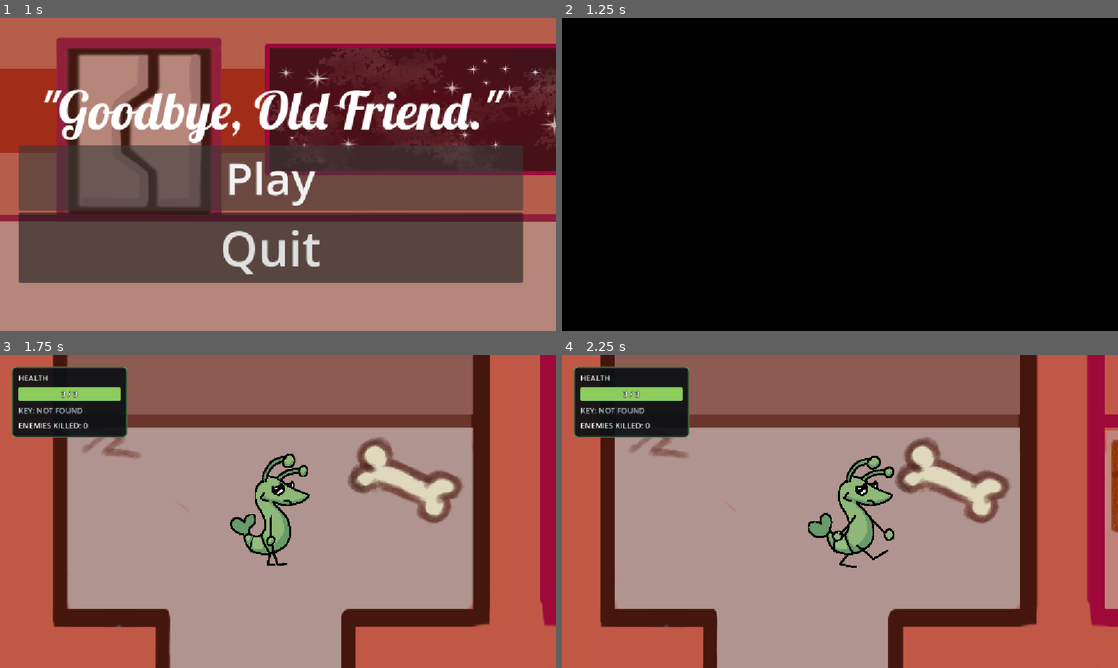
Above: before the commit, frames 1-4 (two rows, left to right).
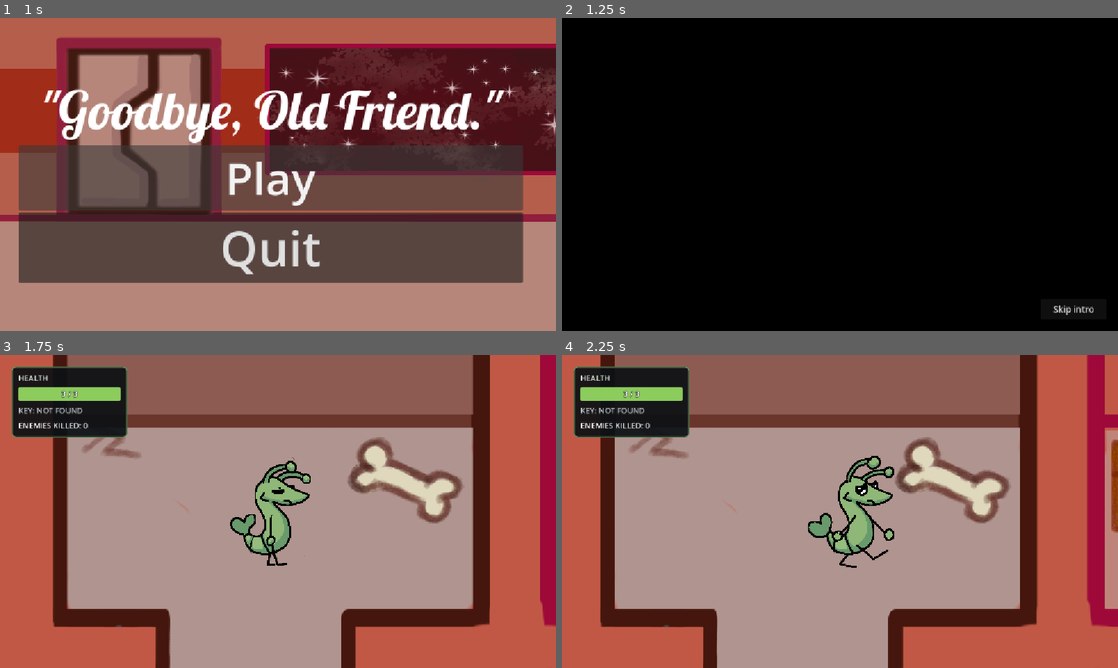
Above: after the commit, the same moments.

Repository: minhkhoily29/GameJam2026
Game: Godot game, scene res://scenes/main_menu.tscn
The game is run twice, just before and just after one commit, with the same random seed, the same clock (stepped at 60 frames per second) and the same inputs. Video files are missing from this copy of the repository; at most half a second of black plays in their place. Sound files missing from this copy of the repository are replaced by a short silence.
Inputs (mouse positions are in pixels of both pictures, inside the frame that each line leads up to):
- Up to frame 1 (1 s): click "Play" at 0.5 s
- Up to frame 2 (1.25 s): no input
- Up to frame 3 (1.75 s): click (511, 646) at 1.25 s, where only the run after the commit has a clickable "Skip intro"
- Up to frame 4 (2.25 s): tap Enter at 2 s; hold Right (ui_right) from 2.03 s (still down); tap E at 2.1 s

Frame 1 is identical in both runs. In frame 2, 0.1% of the frame differs, in the area x 88-96%, y 91-95%; in frame 3, 0.5%, in the area x 47-56%, y 31-65%; in frame 4, nothing differs.

Commit message:
game adjusted

Diff:
--- a/scenes/cutscene.tscn
+++ b/scenes/cutscene.tscn
@@ -18,4 +18,23 @@
 expand = true
 script = ExtResource("2_0sipp")
 
+[node name="Overlay" type="CanvasLayer" parent="."]
+
+[node name="SkipButton" type="Button" parent="Overlay"]
+anchors_preset = 3
+anchor_left = 1.0
+anchor_top = 1.0
+anchor_right = 1.0
+anchor_bottom = 1.0
+offset_left = -160.0
+offset_top = -66.0
+offset_right = -24.0
+offset_bottom = -24.0
+grow_horizontal = 0
+grow_vertical = 0
+theme_override_font_sizes/font_size = 18
+text = "Skip intro"
+
 [connection signal="finished" from="VideoStreamPlayer" to="VideoStreamPlayer" method="_on_finished"]
+
+[connection signal="pressed" from="Overlay/SkipButton" to="VideoStreamPlayer" method="_on_finished"]
--- a/scenes/human_enemy.tscn
+++ b/scenes/human_enemy.tscn
@@ -140,7 +140,7 @@
 }],
 "loop": 1,
 "name": &"teleport",
-"speed": 5.0
+"speed": 12.0
 }, {
 "frames": [{
 "duration": 1.0,
@@ -186,9 +186,9 @@
 position = Vector2(12.999992, -9.5)
 scale = Vector2(0.332, 0.322)
 sprite_frames = SubResource("SpriteFrames_astronaut")
-animation = &"walk"
+animation = &"teleport"
 autoplay = "idle"
-frame_progress = 0.5918009
+frame_progress = 0.8599638
 
 [node name="CollisionShape2D" type="CollisionShape2D" parent="." unique_id=1101206304]
 position = Vector2(-6, -21)
--- a/scenes/main.tscn
+++ b/scenes/main.tscn
@@ -1,6 +1,4 @@
 [gd_scene format=3 uid="uid://boskggorwimm3"]
-
-[ext_resource type="Script" path="res://scripts/audio/player_state_audio.gd" id="40_state_audio"]
 
 [ext_resource type="Script" uid="uid://c8x6fslv15gol" path="res://scripts/Player.gd" id="1_0wfyh"]
 [ext_resource type="Texture2D" uid="uid://dd7wehh4u1ixd" path="res://assets/ALIEN_MAP.png" id="1_tbgi4"]
@@ -18,13 +16,14 @@
 [ext_resource type="PackedScene" uid="uid://bysvorts8qbn7" path="res://scenes/snot_bullet.tscn" id="11_snot"]
 [ext_resource type="Script" uid="uid://8lg5hjxowru5" path="res://scripts/FlowerSpawner.gd" id="12_eb6dy"]
 [ext_resource type="PackedScene" uid="uid://dh0ed54i35pqk" path="res://scenes/CosmosFlower.tscn" id="13_trceg"]
-[ext_resource type="Texture2D" uid="uid://xa0ohopm82mk" path="res://assets/ALIEN_MAP_UPPER_LAYER.png" id="15_jkv2x"]
+[ext_resource type="Texture2D" uid="uid://qmes7s7tip8k" path="res://assets/ALIEN_MAP_UPPER_LAYER.png" id="15_jkv2x"]
 [ext_resource type="Texture2D" uid="uid://bt3qmgogtlwpp" path="res://assets/key.png" id="17_muem4"]
 [ext_resource type="Texture2D" uid="uid://b4mgcfsyunl53" path="res://assets/ALIEN_DOOR_EXPLODE.png" id="18_dp3eg"]
 [ext_resource type="Script" uid="uid://bp8ashbt1vtv8" path="res://scripts/audio/ship_soundscape.gd" id="20_audio"]
 [ext_resource type="Script" uid="uid://rwd1j4k0kihu" path="res://scripts/KeyPickup.gd" id="30_key_pickup"]
 [ext_resource type="Script" uid="uid://dtkbyoo8v70r5" path="res://scripts/FinalDoor.gd" id="31_final_door"]
 [ext_resource type="PackedScene" path="res://scenes/HUD.tscn" id="40_health_hud"]
+[ext_resource type="Script" uid="uid://cwsiftw5afmgi" path="res://scripts/audio/player_state_audio.gd" id="40_state_audio"]
 
 [sub_resource type="AtlasTexture" id="AtlasTexture_5poiv"]
 atlas = ExtResource("18_dp3eg")
@@ -677,7 +676,7 @@
 collision_mask = 3
 script = ExtResource("1_0wfyh")
 
-[node name="StateAudio" type="Node" parent="CharacterBody2D"]
+[node name="StateAudio" type="Node" parent="CharacterBody2D" unique_id=1645719301]
 script = ExtResource("40_state_audio")
 
 [node name="AnimatedSprite2D" type="AnimatedSprite2D" parent="CharacterBody2D" unique_id=1160666951]
@@ -731,9 +730,8 @@
 collision_layer = 0
 script = ExtResource("9_sections")
 minimum_enemies = 4
-maximum_enemies = 6
+player_clearance = 200.0
 enemy_spacing = 320.0
-player_clearance = 200.0
 spawn_layout = 1
 
 [node name="CollisionPolygon2D" type="CollisionPolygon2D" parent="Enemies/MessHall" unique_id=1861908371]
@@ -743,9 +741,8 @@
 collision_layer = 0
 script = ExtResource("9_sections")
 minimum_enemies = 4
-maximum_enemies = 4
+player_clearance = 200.0
 enemy_spacing = 280.0
-player_clearance = 200.0
 spawn_layout = 2
 
 [node name="CollisionPolygon2D" type="CollisionPolygon2D" parent="Enemies/ObservationRoom" unique_id=1154565772]
--- a/scripts/combat/enemy_movement.gd
+++ b/scripts/combat/enemy_movement.gd
@@ -1,6 +1,10 @@
 extends Node
 ## Movement component for a human enemy CharacterBody2D.
 enum State { CHASING, WINDUP, CHARGING, RECOVERING, TELEPORT_WARNING }
+
+const CHASE_CELL_SIZE := 32.0
+const CHASE_PATH_PADDING := 160.0
+const CHASE_REPATH_INTERVAL := 0.6
 
 @export_category("Chase")
 @export var normal_speed: float = 270.0
@@ -20,13 +24,11 @@
 @export var charge_cooldown: float = 2.5
 @export_category("Teleport near player")
 @export var teleport_attempts: int = 60
-@export var teleport_cooldown: float = 5.0
-@export var teleport_warning_duration: float = 0.4
-@export var teleport_trigger_distance: float = 300.0
-@export var teleport_min_distance: float = 100.0
-@export var teleport_max_distance: float = 150.0
+@export var teleport_cooldown: float = 3.0
+@export var teleport_warning_duration: float = 0.55
+@export var teleport_min_distance: float = 170.0
+@export var teleport_max_distance: float = 230.0
 @export var teleport_min_displacement: float = 80.0
-@export var hit_recovery_duration: float = 1.2
 
 var player: Node2D
 var enemy: CharacterBody2D
@@ -42,6 +44,10 @@
 var _engaged: bool = false
 var _teleport_destination := Vector2.ZERO
 var _landing_marker: Node2D
+var _attack_warning: Label
+var _chase_path := PackedVector2Array()
+var _chase_goal := Vector2.ZERO
+var _repath_time: float = 0.0
 
 
 func _ready() -> void:
@@ -59,28 +65,49 @@
 		_sprite.animation_finished.connect(_on_animation_finished)
 	_collision = enemy.get_node_or_null("CollisionShape2D") as CollisionShape2D
 	_charge_timer = maxf(charge_cooldown, 0.0)
+	_attack_warning = Label.new()
+	_attack_warning.name = "AttackWarning"
+	_attack_warning.text = "!"
+	_attack_warning.position = Vector2(-18, -111)
+	_attack_warning.size = Vector2(36, 48)
+	_attack_warning.horizontal_alignment = HORIZONTAL_ALIGNMENT_CENTER
+	_attack_warning.mouse_filter = Control.MOUSE_FILTER_IGNORE
+	_attack_warning.z_index = 9
+	_attack_warning.add_theme_font_size_override("font_size", 42)
+	_attack_warning.add_theme_color_override("font_color", Color(1.0, 0.79, 0.15))
+	_attack_warning.add_theme_color_override("font_outline_color", Color(0.14, 0.05, 0.02))
+	_attack_warning.add_theme_constant_override("outline_size", 9)
+	_attack_warning.hide()
+	enemy.add_child.call_deferred(_attack_warning)
+	_teleport_timer = maxf(teleport_cooldown, 0.0)
 
 
 func _physics_process(delta: float) -> void:
+	_teleport_timer = maxf(_teleport_timer - delta, 0.0)
 	if not is_instance_valid(player):
 		player = get_tree().get_first_node_in_group("player") as Node2D
-		if player == null:
-			enemy.velocity = Vector2.ZERO
-			state = State.CHASING
-			_update_sprite()
-			return
+	if player == null or player.get("is_dead") == true:
+		_clear_landing_marker()
+		enemy.velocity = Vector2.ZERO
+		state = State.CHASING
+		_slash_playing = false
+		_update_sprite()
+		return
 	_charge_timer = maxf(_charge_timer - delta, 0.0)
 	_state_time = maxf(_state_time - delta, 0.0)
+	_repath_time = maxf(_repath_time - delta, 0.0)
 	var desired_velocity := Vector2.ZERO
-	_teleport_timer = maxf(_teleport_timer - delta, 0.0)
 	_teleport_retry_timer = maxf(_teleport_retry_timer - delta, 0.0)
 	var offset := player.global_position - enemy.global_position
 	var visible_player := _has_clear_path(enemy.global_position, player.global_position)
 	if _engaged:
-		_engaged = offset.length() <= maxf(disengage_range, detection_range) and visible_player
+		_engaged = offset.length() <= maxf(disengage_range, detection_range)
 	else:
-		_engaged = offset.length() <= detection_range and visible_player
-	if not _engaged:
+		_engaged = offset.length() <= detection_range and (visible_player or _player_in_spawn_section())
+	if state != State.TELEPORT_WARNING:
+		_try_warned_teleport()
+	if not _engaged and state != State.TELEPORT_WARNING:
+		_chase_path.clear()
 		_clear_landing_marker()
 		state = State.CHASING
 		_state_time = 0.0
@@ -88,17 +115,6 @@
 		_move_smoothly(Vector2.ZERO, delta)
 		_update_sprite()
 		return
-	if state in [State.CHASING, State.CHARGING] and _teleport_timer <= 0.0 and _teleport_retry_timer <= 0.0:
-		if offset.length() <= teleport_trigger_distance and _has_clear_path(enemy.global_position, player.global_position):
-			var minimum := maxf(teleport_min_distance, 1.0)
-			if _teleport_to_clear_spot(minimum, maxf(teleport_max_distance, minimum), teleport_attempts):
-				state = State.TELEPORT_WARNING
-				_state_time = maxf(teleport_warning_duration, 0.05)
-				_slash_playing = false
-				_show_landing_marker()
-			else:
-				# Retry later if the room is too crowded; keep chasing meanwhile.
-				_teleport_retry_timer = 0.5
 	match state:
 		State.TELEPORT_WARNING:
 			if _state_time <= 0.0:
@@ -107,14 +123,13 @@
 					desired_velocity = _charge_direction * charge_speed
 		State.CHASING:
 			# Stopping distance only pauses the chase; it must never block attacking.
-			if offset.length() <= charge_range and not offset.is_zero_approx() and _charge_timer <= 0.0 and _has_clear_path(enemy.global_position, player.global_position):
+			if offset.length() <= charge_range and not offset.is_zero_approx() and _charge_timer <= 0.0 and visible_player:
 				# Lock aim before the warning so the player can dodge.
 				_charge_direction = offset.normalized()
 				state = State.WINDUP
 				_state_time = maxf(charge_windup, 0.0)
-			elif offset.length() > stop_distance:
-				var approach_speed := normal_speed * clampf((offset.length() - stop_distance) / 90.0, 0.15, 1.0)
-				desired_velocity = (offset.normalized() + _separation_push() * separation_strength).normalized() * approach_speed
+			else:
+				desired_velocity = _chase_velocity(offset)
 		State.WINDUP:
 			if _state_time <= 0.0:
 				state = State.CHARGING
@@ -151,6 +166,107 @@
 	enemy.move_and_slide()
 
 
+func _player_in_spawn_section() -> bool:
+	var section = enemy.get_meta("spawn_section", null) if enemy.has_meta("spawn_section") else null
+	if not is_instance_valid(section):
+		return false
+	var region := section.get_node_or_null("CollisionPolygon2D") as CollisionPolygon2D
+	return region != null and Geometry2D.is_point_in_polygon(region.to_local(player.global_position), region.polygon)
+
+
+func _chase_velocity(offset: Vector2) -> Vector2:
+	if _can_walk_to(player.global_position):
+		_chase_path.clear()
+		_repath_time = 0.0
+		if offset.length() <= stop_distance:
+			return Vector2.ZERO
+		var direction := offset.normalized()
+		var steered := (direction + _separation_push() * separation_strength).normalized()
+		if not _can_walk_to(enemy.global_position + steered * 48.0):
+			steered = direction
+		var speed := normal_speed * clampf((offset.length() - stop_distance) / 90.0, 0.15, 1.0)
+		return steered * speed
+
+	while not _chase_path.is_empty() and enemy.global_position.distance_to(_chase_path[0]) < 10.0:
+		_chase_path.remove_at(0)
+	var blocked := not _chase_path.is_empty() and not _can_walk_to(_chase_path[0])
+	if _repath_time <= 0.0 and (_chase_path.is_empty() or blocked or _chase_goal.distance_to(player.global_position) > CHASE_CELL_SIZE):
+		_repath_time = CHASE_REPATH_INTERVAL
+		_chase_goal = player.global_position
+		_chase_path = _find_chase_path(_chase_goal)
+	if _chase_path.is_empty() or not _can_walk_to(_chase_path[0]):
+		return Vector2.ZERO
+	return enemy.global_position.direction_to(_chase_path[0]) * normal_speed
+
+
+func _movement_query() -> PhysicsShapeQueryParameters2D:
+	var query := PhysicsShapeQueryParameters2D.new()
+	query.shape = _collision.shape
+	query.transform = _collision.global_transform
+	# Plan around solid map geometry. Body collisions and separation handle crowds.
+	query.collision_mask = enemy.collision_mask & ~enemy.collision_layer
+	query.exclude = [enemy.get_rid()]
+	if player is CollisionObject2D:
+		query.exclude = [enemy.get_rid(), (player as CollisionObject2D).get_rid()]
+	query.margin = 2.0
+	return query
+
+
+func _can_walk_to(destination: Vector2) -> bool:
+	if _collision == null or _collision.shape == null:
+		return _has_clear_path(enemy.global_position, destination)
+	var query := _movement_query()
+	query.motion = destination - enemy.global_position
+	var fractions := enemy.get_world_2d().direct_space_state.cast_motion(query)
+	return fractions[0] >= 1.0
+
+
+func _find_chase_path(destination: Vector2) -> PackedVector2Array:
+	if _collision == null or _collision.shape == null:
+		return PackedVector2Array()
+
+	var bounds := Rect2(enemy.global_position, Vector2.ZERO).expand(destination).grow(CHASE_PATH_PADDING)
+	var grid := AStarGrid2D.new()
+	grid.offset = bounds.position
+	grid.cell_size = Vector2.ONE * CHASE_CELL_SIZE
+	grid.region = Rect2i(Vector2i.ZERO, Vector2i((bounds.size / CHASE_CELL_SIZE).ceil()) + Vector2i.ONE)
+	grid.diagonal_mode = AStarGrid2D.DIAGONAL_MODE_ONLY_IF_NO_OBSTACLES
+	grid.update()
+
+	var query := _movement_query()
+	var space := enemy.get_world_2d().direct_space_state
+	var shape_offset := _collision.global_position - enemy.global_position
+	for y in range(grid.region.size.y):
+		for x in range(grid.region.size.x):
+			var cell := Vector2i(x, y)
+			query.transform.origin = grid.get_point_position(cell) + shape_offset
+			if not space.intersect_shape(query, 1).is_empty():
+				grid.set_point_solid(cell)
+
+	var start := _closest_chase_cell(grid, enemy.global_position, true)
+	var finish := _closest_chase_cell(grid, destination, false)
+	if not grid.region.has_point(start) or not grid.region.has_point(finish):
+		return PackedVector2Array()
+	return grid.get_point_path(start, finish, true)
+
+
+func _closest_chase_cell(grid: AStarGrid2D, position: Vector2, check_route: bool) -> Vector2i:
+	var center := Vector2i(((position - grid.offset) / grid.cell_size).round())
+	var closest := Vector2i(-1, -1)
+	var closest_distance := INF
+	for y in range(center.y - 2, center.y + 3):
+		for x in range(center.x - 2, center.x + 3):
+			var cell := Vector2i(x, y)
+			if not grid.region.has_point(cell) or grid.is_point_solid(cell):
+				continue
+			var point := grid.get_point_position(cell)
+			var distance := position.distance_squared_to(point)
+			if distance < closest_distance and (not check_route or _can_walk_to(point)):
+				closest = cell
+				closest_distance = distance
+	return closest
+
+
 func _begin_recovery() -> void:
 	_clear_landing_marker()
 	state = State.RECOVERING
@@ -161,11 +277,33 @@
 
 func retreat_after_hit(target: Node2D) -> void:
 	player = target
-	# Keep the hit callback without triggering an extra teleport.
-	# Always give breathing room, after a successful attack.
-	_begin_recovery()
-	_state_time = maxf(hit_recovery_duration, recovery_duration)
+	_clear_landing_marker()
+	_chase_path.clear()
+	_repath_time = 0.0
+	state = State.CHASING
+	_state_time = 0.0
+	_charge_timer = maxf(charge_cooldown, 0.0)
+	enemy.velocity = Vector2.ZERO
+
+	_try_warned_teleport()
 	_update_sprite()
+
+
+func _try_warned_teleport() -> void:
+	# A ready teleport stays available until the player enters this enemy's room.
+	if enemy.has_meta("spawn_section") and not _player_in_spawn_section():
+		return
+	if _teleport_timer > 0.0 or _teleport_retry_timer > 0.0:
+		return
+	var minimum := maxf(teleport_min_distance, 1.0)
+	if not _teleport_to_clear_spot(minimum, maxf(teleport_max_distance, minimum), teleport_attempts):
+		_teleport_retry_timer = 0.5
+		return
+	state = State.TELEPORT_WARNING
+	_state_time = maxf(teleport_warning_duration, 0.05)
+	enemy.velocity = Vector2.ZERO
+	_slash_playing = false
+	_show_landing_marker()
 
 
 func _teleport_to_clear_spot(minimum: float, maximum: float, attempts: int) -> bool:
@@ -194,9 +332,6 @@
 			continue
 		if destination.distance_to(enemy.global_position) < teleport_min_displacement:
 			continue
-		var section: Node = enemy.get_meta("spawn_section") if enemy.has_meta("spawn_section") else null
-		if is_instance_valid(section) and not section.contains_body_position(destination, _collision):
-			continue
 		# Check the entire body, including the collision shape's offset.
 		query.transform = _collision.global_transform
 		query.transform.origin += destination - enemy.global_position
@@ -241,6 +376,7 @@
 
 
 func _update_sprite() -> void:
+	_attack_warning.visible = state == State.WINDUP or state == State.TELEPORT_WARNING
 	if _sprite == null:
 		return
 	if absf(enemy.velocity.x) > 10.0:
@@ -314,6 +450,7 @@
 
 func _finish_warned_teleport() -> void:
 	_clear_landing_marker()
+	_chase_path.clear()
 	# The player or another enemy may have moved onto the advertised spot.
 	var query := PhysicsShapeQueryParameters2D.new()
 	query.shape = _collision.shape
@@ -323,10 +460,23 @@
 	query.exclude = [enemy.get_rid()]
 	query.margin = 4.0
 	var blocked := not enemy.get_world_2d().direct_space_state.intersect_shape(query, 1).is_empty()
-	if blocked or not _has_clear_path(player.global_position, _teleport_destination):
+	var left_room := enemy.has_meta("spawn_section") and not _player_in_spawn_section()
+	var too_close := player.global_position.distance_to(_teleport_destination) < teleport_min_distance * 0.75
+	if blocked or left_room or too_close or not _has_clear_path(player.global_position, _teleport_destination):
 		state = State.CHASING
 		_teleport_retry_timer = 0.5
 		return
+	_execute_teleport()
+	_engaged = true
+	_charge_direction = enemy.global_position.direction_to(player.global_position)
+	state = State.CHARGING
+	_state_time = maxf(charge_duration, 0.0)
+	enemy.velocity = _charge_direction * charge_speed
+	_play_slash()
+	AudioManager.play_sfx(&"knife_slash", enemy.global_position)
+
+
+func _execute_teleport() -> void:
 	_play_teleport_effect()
 	enemy.global_position = _teleport_destination
 	enemy.reset_physics_interpolation()
@@ -334,9 +484,4 @@
 	# Every completed teleport gets a cue, independent of hits and camera distance.
 	AudioManager.play_sfx(&"enemy_teleport")
 	_teleport_timer = maxf(teleport_cooldown, 0.0)
-	_charge_direction = enemy.global_position.direction_to(player.global_position)
-	state = State.CHARGING
-	_state_time = maxf(charge_duration, 0.0)
-	enemy.velocity = _charge_direction * charge_speed
-	_play_slash()
-	AudioManager.play_sfx(&"knife_slash", enemy.global_position)
+	_teleport_retry_timer = 0.0
--- a/scripts/combat/enemy_section.gd
+++ b/scripts/combat/enemy_section.gd
@@ -67,57 +67,61 @@
 			enemy.free()
 			push_error("Section enemy needs a CollisionShape2D.")
 			break
-		var placed := false
-		for attempt in range(placement_attempts):
-			var zone := _spawn_zone(bounds, i, attempt)
-			var local_point := Vector2(randf_range(zone.position.x, zone.end.x), randf_range(zone.position.y, zone.end.y))
-			var destination := region.to_global(local_point)
-			if destination.distance_to(_player.global_position) < player_clearance:
-				continue
-			if not contains_body_position(destination, collision):
-				continue
-			var too_close := false
-			for point in points:
-				if point.distance_to(destination) < enemy_spacing:
-					too_close = true
-					break
-			if too_close:
-				continue
-			var query := PhysicsShapeQueryParameters2D.new()
-			query.shape = collision.shape
-			query.transform = Transform2D(0.0, destination) * collision.transform
-			query.collision_mask = enemy.collision_mask
-			query.margin = 6.0
-			if not get_world_2d().direct_space_state.intersect_shape(query, 1).is_empty():
-				continue
-			enemy.set_meta("spawn_section", self)
-			enemy.position = to_local(destination)
-			enemy.died.connect(_on_enemy_died, CONNECT_ONE_SHOT)
-			add_child(enemy)
-			_enemies.append(enemy)
-			points.append(destination)
-			enemies_remaining += 1
-			placed = true
-			break
-		if not placed:
+		var destination = _find_spawn_point(bounds, i, enemy, collision, points)
+		if destination == null:
 			enemy.free()
 			push_warning("Could not find a clear enemy spawn in section %s." % name)
+			continue
+		enemy.set_meta("spawn_section", self)
+		enemy.position = to_local(destination)
+		enemy.died.connect(_on_enemy_died, CONNECT_ONE_SHOT)
+		add_child(enemy)
+		_enemies.append(enemy)
+		points.append(destination)
+		enemies_remaining += 1
 	section_spawned.emit(enemies_remaining)
 
-func _spawn_zone(bounds: Rect2, index: int, attempt: int) -> Rect2:
-	if spawn_layout == SpawnLayout.SPREAD:
-		# Cover left and right, top and bottom before filling the middle cells.
-		var cells := [Vector2(0, 0), Vector2(2, 1), Vector2(0, 1), Vector2(2, 0), Vector2(1, 0), Vector2(1, 1)]
-		var size := bounds.size / Vector2(3, 2)
-		return Rect2(bounds.position + cells[index % cells.size()] * size, size)
-	if spawn_layout == SpawnLayout.CORNERS:
-		var corner := Vector2(index % 2, (index / 2) % 2)
-		# Prefer the outer quarters. Broaden within the same quadrant if the
-		# player/obstacles make a corner unsafe, never use another corner's slot.
-		var fraction := 0.25 if attempt < placement_attempts * 0.8 else 0.5
-		var size := bounds.size * fraction
-		return Rect2(bounds.position + corner * (bounds.size - size), size)
-	return bounds
+func _find_spawn_point(bounds: Rect2, index: int, enemy: CharacterBody2D, collision: CollisionShape2D, points: Array[Vector2]) -> Variant:
+	var space := get_world_2d().direct_space_state
+	var query := PhysicsShapeQueryParameters2D.new()
+	query.shape = collision.shape
+	query.collision_mask = enemy.collision_mask
+	query.margin = 6.0
+	var best: Variant = null
+	var best_score := -1.0
+	var valid_samples := 0
+	var center := region.to_global(bounds.get_center())
+
+	for attempt in range(placement_attempts):
+		var zone := bounds
+		if spawn_layout == SpawnLayout.CORNERS and attempt < placement_attempts / 2.0:
+			var corner := Vector2(index % 2, floori(index / 2.0) % 2)
+			var size := bounds.size * 0.5
+			zone = Rect2(bounds.position + corner * size, size)
+		var local_point := Vector2(randf_range(zone.position.x, zone.end.x), randf_range(zone.position.y, zone.end.y))
+		var destination := region.to_global(local_point)
+		if destination.distance_to(_player.global_position) < player_clearance or not contains_body_position(destination, collision):
+			continue
+		var nearest := INF
+		for point in points:
+			nearest = minf(nearest, point.distance_to(destination))
+		if nearest < enemy_spacing:
+			continue
+		query.transform = Transform2D(0.0, destination) * collision.transform
+		if not space.intersect_shape(query, 1).is_empty():
+			continue
+		if spawn_layout == SpawnLayout.RANDOM:
+			return destination
+		# Prefer the largest gap between enemies. Start near the room's edge.
+		var score := destination.distance_to(center) if points.is_empty() else nearest
+		if score > best_score:
+			best = destination
+			best_score = score
+		valid_samples += 1
+		if valid_samples >= 24:
+			break
+	return best
+
 
 func contains_body_position(destination: Vector2, collision: CollisionShape2D) -> bool:
 	# Keep the full body's bounding rectangle inside the section.
--- a/scripts/main_menu.gd
+++ b/scripts/main_menu.gd
@@ -8,7 +8,7 @@
 	print("you pressed play wow")
 	click_sound.play()
 	await click_sound.finished
-	get_tree().change_scene_to_file("res://Scenes/cutscene.tscn")
+	get_tree().change_scene_to_file("res://scenes/cutscene.tscn")
 
 
 func _on_quit_button_pressed():
--- a/video_stream_player.gd
+++ b/video_stream_player.gd
@@ -1,15 +1,19 @@
 extends VideoStreamPlayer
 
-
-# Called when the node enters the scene tree for the first time.
-func _ready() -> void:
-	pass # Replace with function body.
+var _leaving: bool = false
 
 
-# Called every frame. 'delta' is the elapsed time since the previous frame.
-func _process(delta: float) -> void:
-	pass
+func _unhandled_input(event: InputEvent) -> void:
+	if event.is_action_pressed("ui_cancel") and not event.is_echo():
+		get_viewport().set_input_as_handled()
+		_on_finished()
 
 
 func _on_finished() -> void:
-	get_tree().change_scene_to_file("res://scenes/main.tscn")
+	if _leaving:
+		return
+	_leaving = true
+	var error := get_tree().change_scene_to_file("res://scenes/main.tscn")
+	if error != OK:
+		_leaving = false
+		push_error("Could not start gameplay: " + error_string(error))
